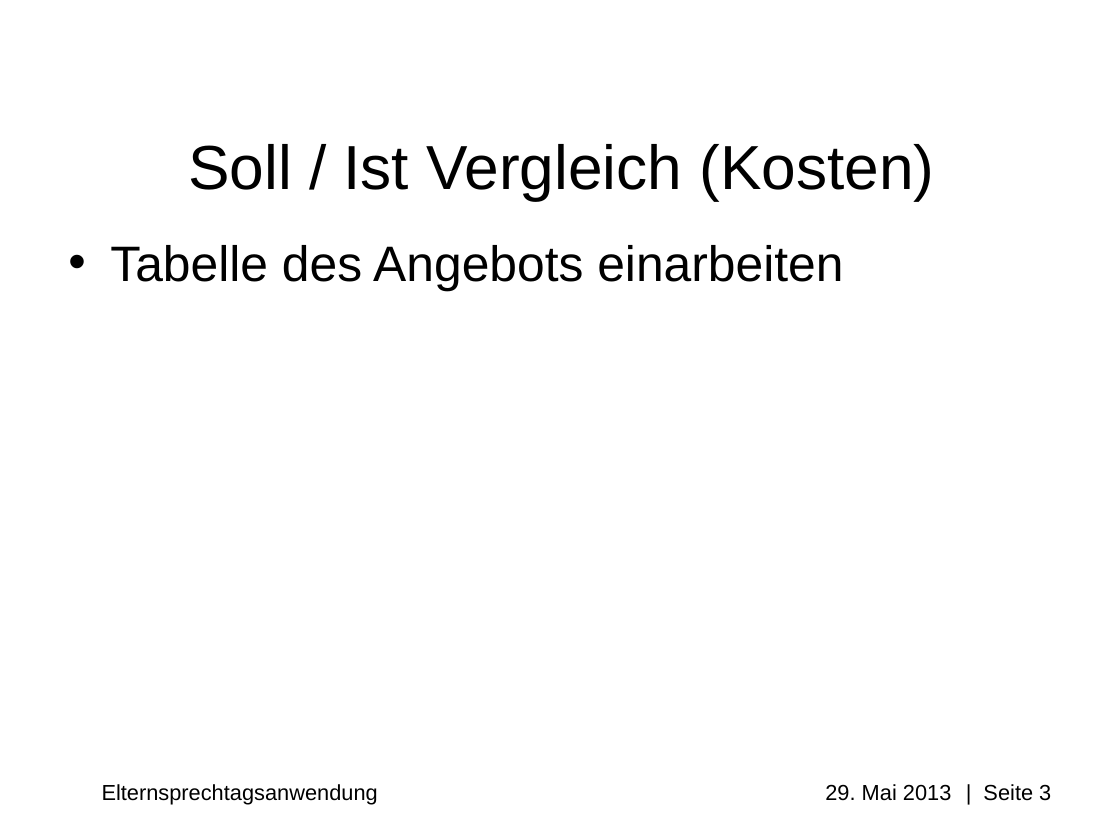
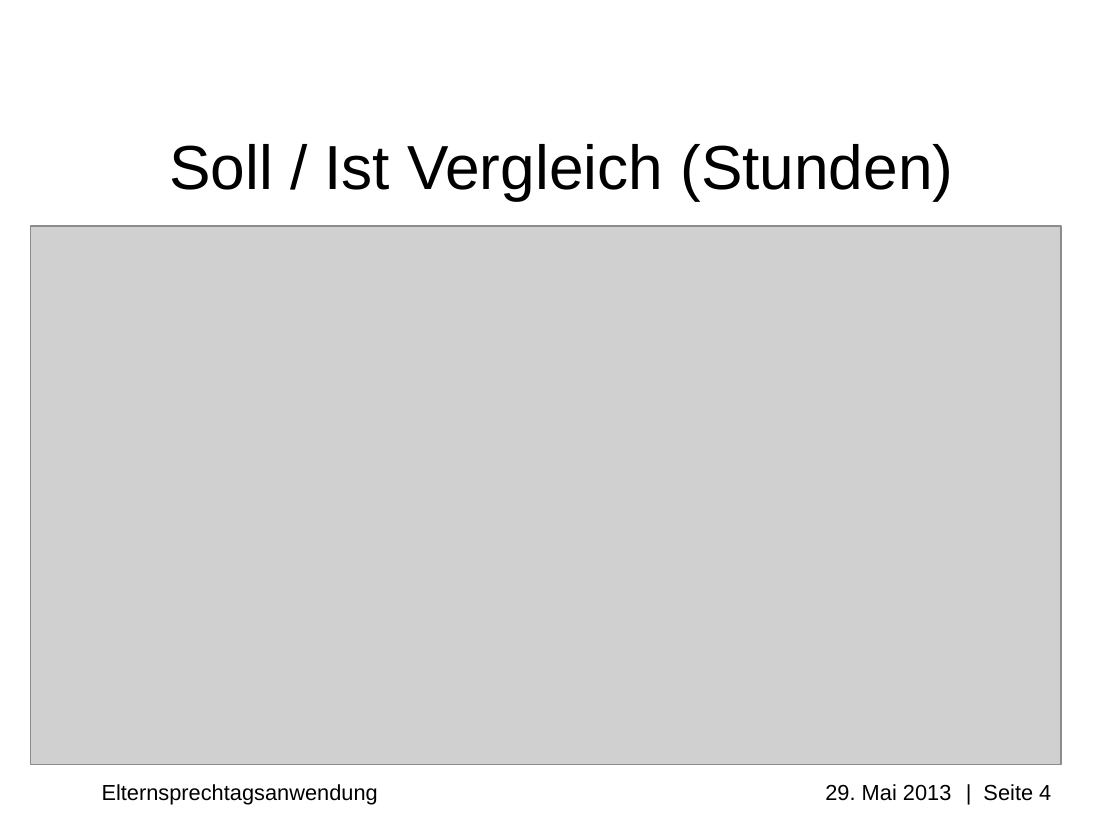
Before and after one commit to Professi/esta, a slide deck: slide 4 of docs/Praesentation/Elternsprechtagsapplikation(ESTA).ppt (slide 3 before the commit). Drawn at 1120x840 pixels with LibreOffice and Linux fonts; fonts in the diff are those of the drawing; grey boxes stand for pictures; background and template pictures are left out. Boxes give left, top, right and bottom in pixels: in the first picture for what was removed or moved away, otherwise in the second. Text is boxed around its words. In the diff, an @@ line names an element or a change of style, - is before the commit and + after.

```diff
--- a/docs/Praesentation/Elternsprechtagsapplikation(ESTA).ppt
+++ b/docs/Praesentation/Elternsprechtagsapplikation(ESTA).ppt
@@ title at [169, 144, 953, 200]: text changed @@
-Soll / Ist Vergleich (Kosten)
+Soll / Ist Vergleich (Stunden)
@@ picture added at [30, 226, 1061, 765] @@
@@ text removed at [110, 245, 843, 291] @@
-• Tabelle des Angebots einarbeiten
@@ text at [102, 784, 1051, 805]: text changed @@
-Elternsprechtagsanwendung 29. Mai 2013 | Seite 3
+Elternsprechtagsanwendung 29. Mai 2013 | Seite 4
```
Also in this commit, not shown: 1 other slide changed, 7 slides added, 2 slides removed, 3 other files.
